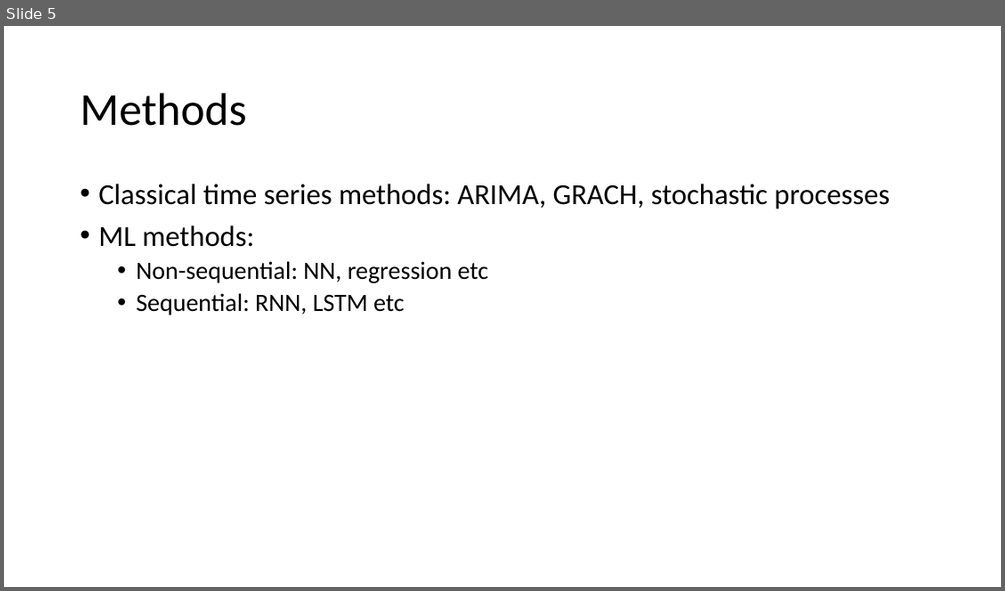
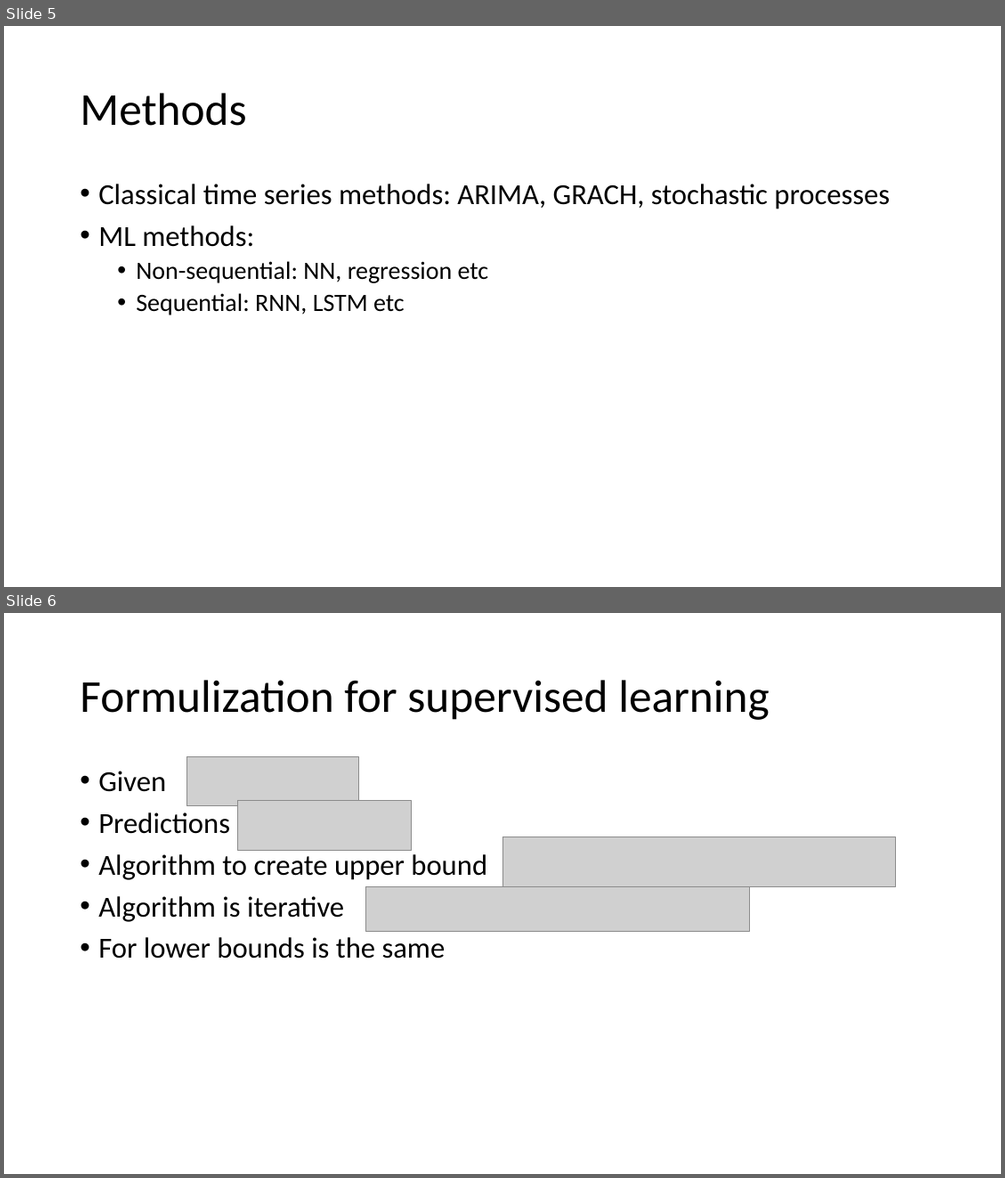
Before and after one commit to NickThe1/kbtu-data-visualization, a slide deck: distrib.pptx. Shown one above the other, each under a label of ours: slide 5 before the commit, slides 5 and 6 after it. The pictures are 1005x591 and 1005x1178 pixels, drawn with LibreOffice and Linux fonts; fonts in the diff are those of the drawing; grey boxes stand for pictures. Boxes give left, top, right and bottom in pixels: in the first picture for what was removed or moved away, otherwise in the second. Text is boxed around its words. In the diff, an @@ line names an element or a change of style, - is before the commit and + after.

```diff
--- a/distrib.pptx
+++ b/distrib.pptx
@@ slide 6 added at (x1=4, y1=613, x2=1001, y2=1174), background #FFFFFF @@
@@ title added at (x1=80, y1=680, x2=769, y2=720), 44 pt, text #000000 @@
+Formulization for supervised learning
@@ text added at (x1=98, y1=771, x2=487, y2=958), 28 pt, text #000000 @@
+• Given
+• Predictions
+• Algorithm to create upper bound
+• Algorithm is iterative
+• For lower bounds is the same
@@ picture added at (x1=186, y1=756, x2=358, y2=806) @@
@@ picture added at (x1=237, y1=800, x2=411, y2=850) @@
@@ picture added at (x1=502, y1=836, x2=896, y2=887) @@
@@ picture added at (x1=366, y1=887, x2=750, y2=932) @@
```
Also in this commit, not shown: 5 other slides added, 2 other files.
